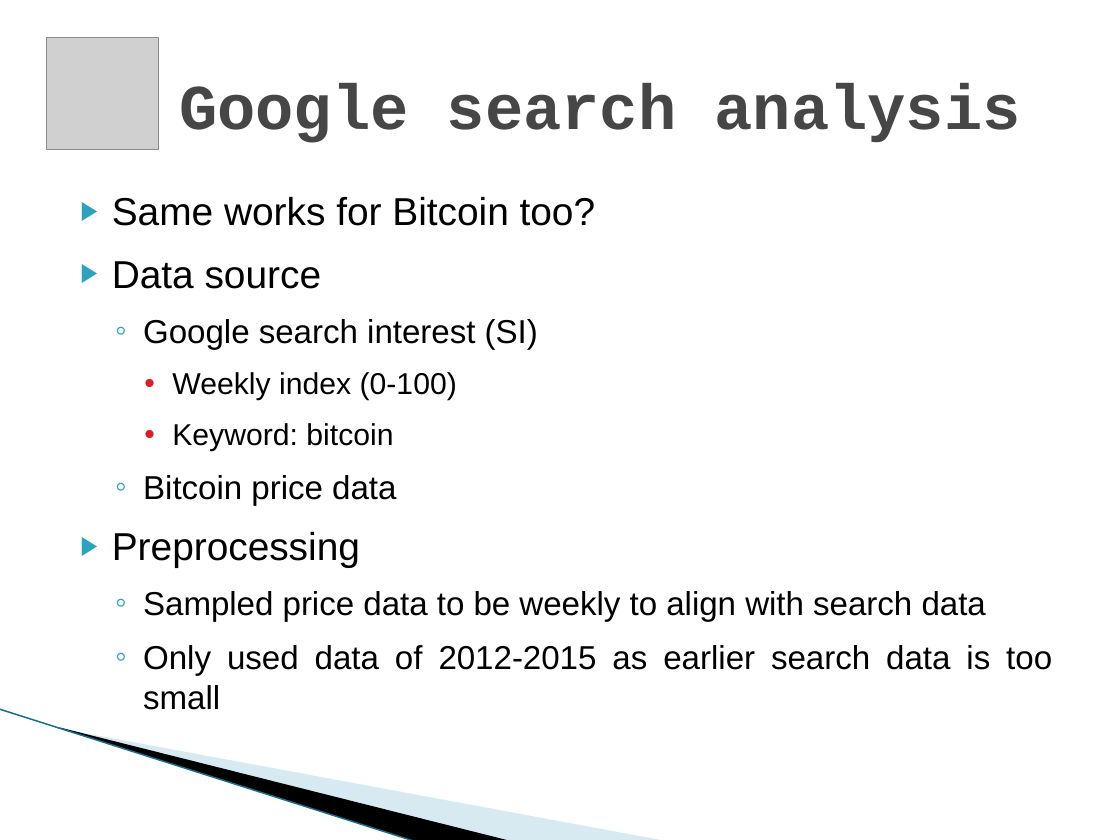
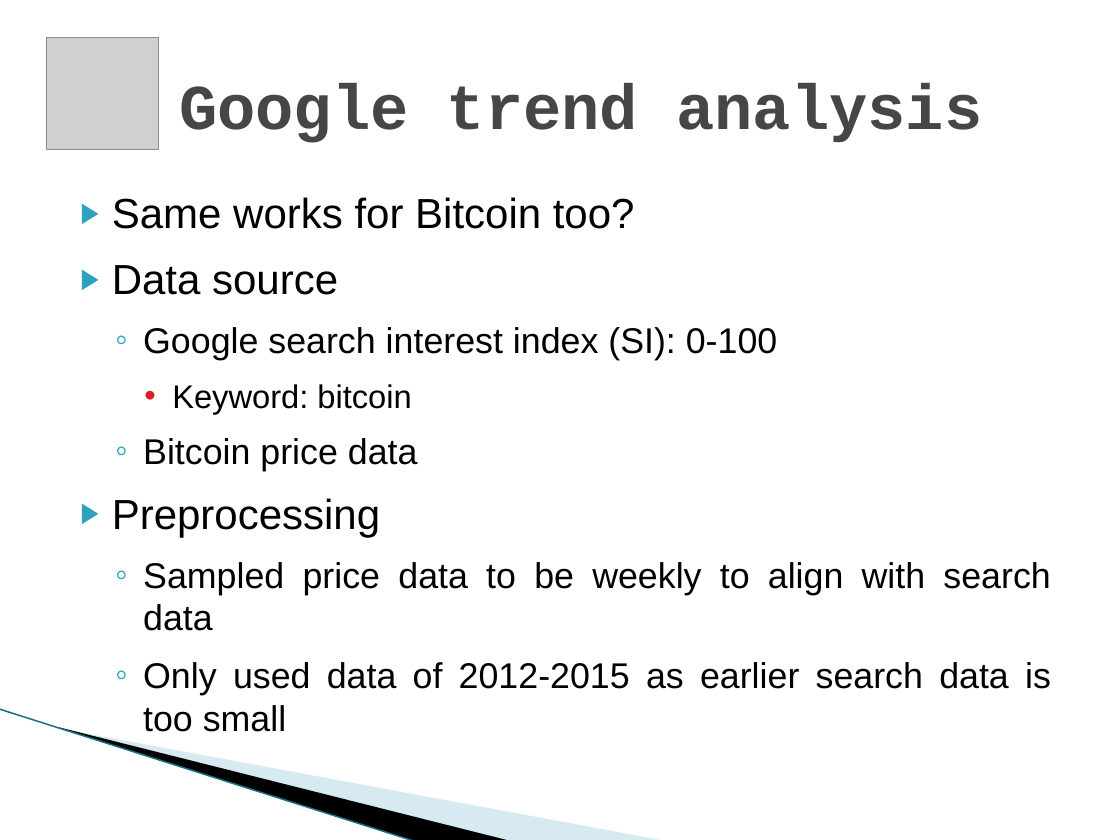
Before and after one commit to yyl/btc-price-analysis, a slide deck: slide 16 of DM_Project.pptx. Drawn at 1120x840 pixels with LibreOffice and Linux fonts; fonts in the diff are those of the drawing; grey boxes stand for pictures; background and template pictures are left out. Boxes give left, top, right and bottom in pixels: in the first picture for what was removed or moved away, otherwise in the second. Text is boxed around its words. In the diff, an @@ line names an element or a change of style, - is before the commit and + after.

```diff
--- a/DM_Project.pptx
+++ b/DM_Project.pptx
@@ title at [179, 83, 982, 143]: text changed @@
-Google search analysis
+Google trend analysis
@@ text at [112, 197, 1051, 732]: size 25 to 27 pt in "Same works for Bitcoin too?", "Data source", "Preprocessing"; size 19.4 to 21 pt in "Keyword: bitcoin"; size 21.3 to 23 pt in "Bitcoin price data", "Sampled price data to be weekly to ...", "Only used data of 2012-2015 as earlier ..." @@
@@ text at [143, 327, 777, 360]: text changed; size 21.3 to 23 pt @@
-  ◦ Google search interest (SI)
-    • Weekly index (0-100)
+  ◦ Google search interest index (SI): 0-100
```
Also in this commit, not shown: 7 other slides changed.
